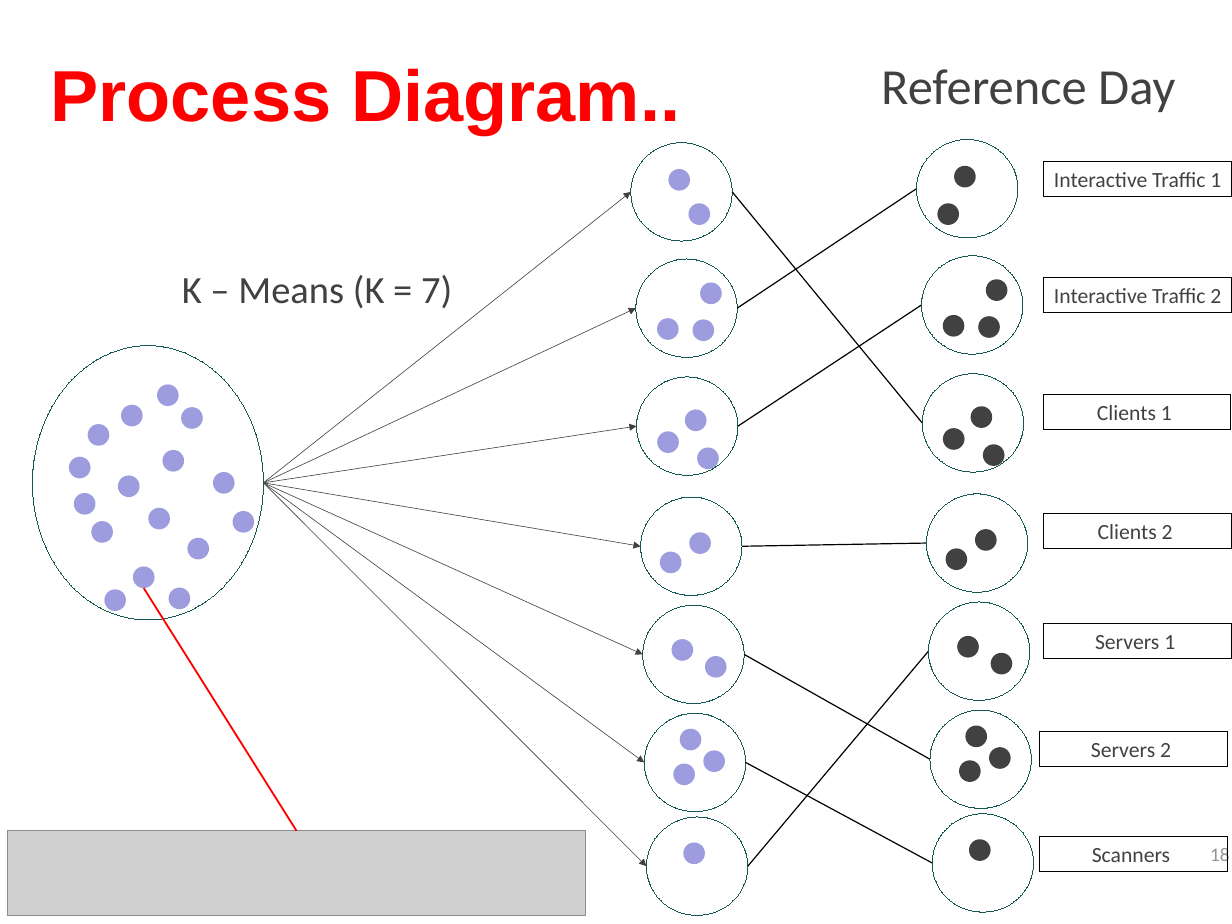
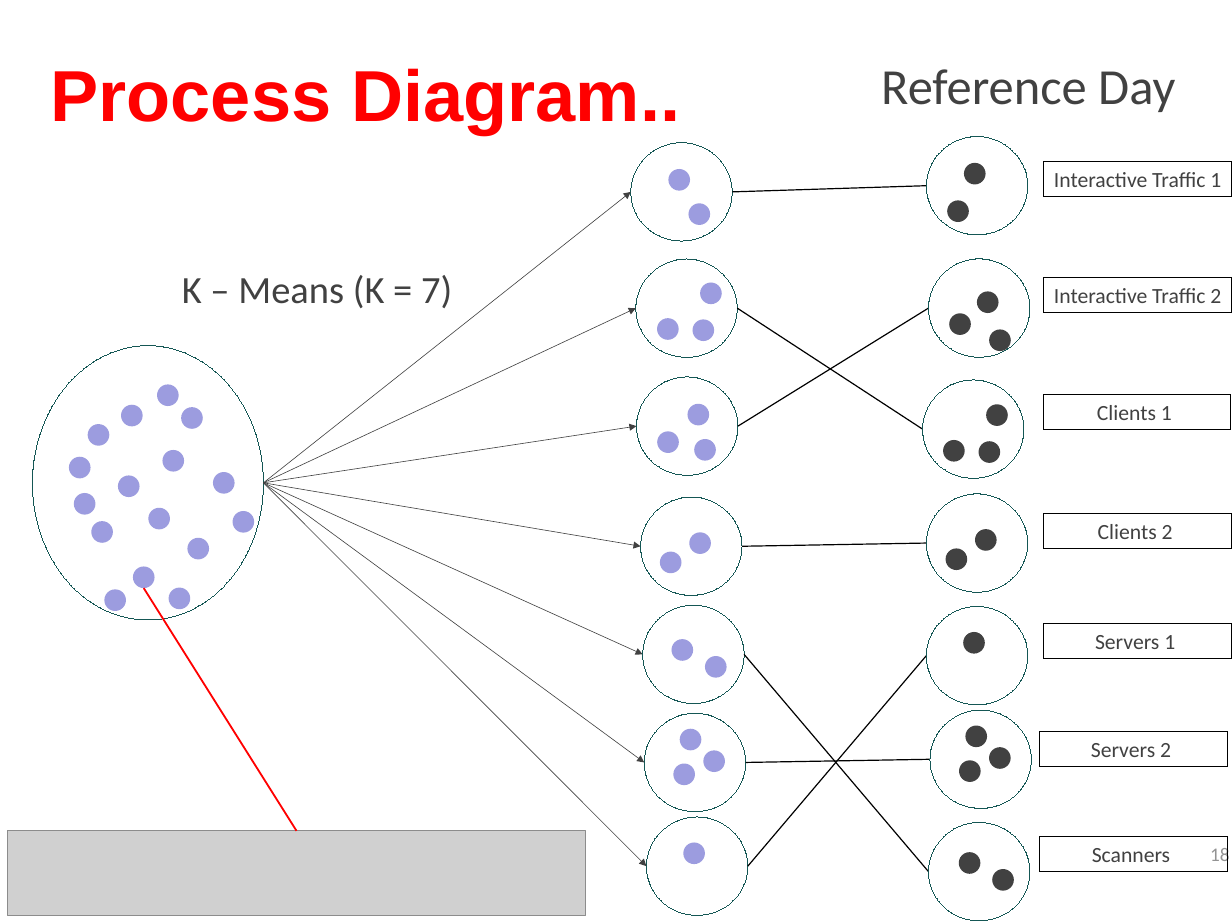
Before and after one commit to TejaKommineni/KnowNet, a slide deck: slide 18 of My Thesis/sample-thesis-0/Thesis_Defense.pptx. Drawn at 1232x924 pixels with LibreOffice and Linux fonts; fonts in the diff are those of the drawing; grey boxes stand for pictures; background and template pictures are left out. Boxes give left, top, right and bottom in pixels: in the first picture for what was removed or moved away, otherwise in the second. Text is boxed around its words. In the diff, an @@ line names an element or a change of style, - is before the commit and + after.

```diff
--- a/My Thesis/sample-thesis-0/Thesis_Defense.pptx
+++ b/My Thesis/sample-thesis-0/Thesis_Defense.pptx
@@ ellipse: place and size @@
-ellipse at (917,139,1018,238)
+ellipse at (926,137,1028,236)
@@ ellipse: place and size @@
-ellipse at (954,165,976,187)
+ellipse at (964,163,986,185)
@@ line moved from (737, 308) - (917, 189) to (732, 192) - (926, 185) @@
@@ ellipse: place and size @@
-ellipse at (937,204,959,225)
+ellipse at (947,200,969,222)
@@ 4 ellipses: place and size @@
-4 ellipses at (923,373,1024,472)
+4 ellipses at (929,259,1030,358)
@@ line moved from (738, 426) - (922, 305) to (737, 308) - (923, 429) @@
@@ line moved from (732, 192) - (923, 423) to (738, 426) - (929, 308) @@
@@ ellipse: place and size @@
-ellipse at (685,410,707,431)
+ellipse at (688,404,710,425)
@@ 4 ellipses: place and size @@
-4 ellipses at (922,256,1023,354)
+4 ellipses at (923,380,1024,479)
@@ ellipse: place and size @@
-ellipse at (697,448,719,470)
+ellipse at (694,439,716,461)
@@ ellipse: place and size @@
-ellipse at (932,814,1034,912)
+ellipse at (926,606,1028,705)
@@ line moved from (748, 866) - (929, 652) to (744, 654) - (929, 872) @@
@@ line moved from (746, 762) - (932, 863) to (748, 866) - (926, 656) @@
@@ ellipse: place and size @@
-ellipse at (969,840,991,861)
+ellipse at (963,632,985,654)
@@ line moved from (744, 654) - (930, 759) to (746, 762) - (930, 759) @@
@@ ellipse: place and size @@
-ellipse at (929,602,1030,701)
+ellipse at (929,822,1030,921)
@@ ellipse: place and size @@
-ellipse at (957,636,979,658)
+ellipse at (959,853,981,874)
@@ ellipse: place and size @@
-ellipse at (991,653,1013,675)
+ellipse at (992,869,1014,891)
```
Also in this commit, not shown: 17 other slides changed, 28 other files.
